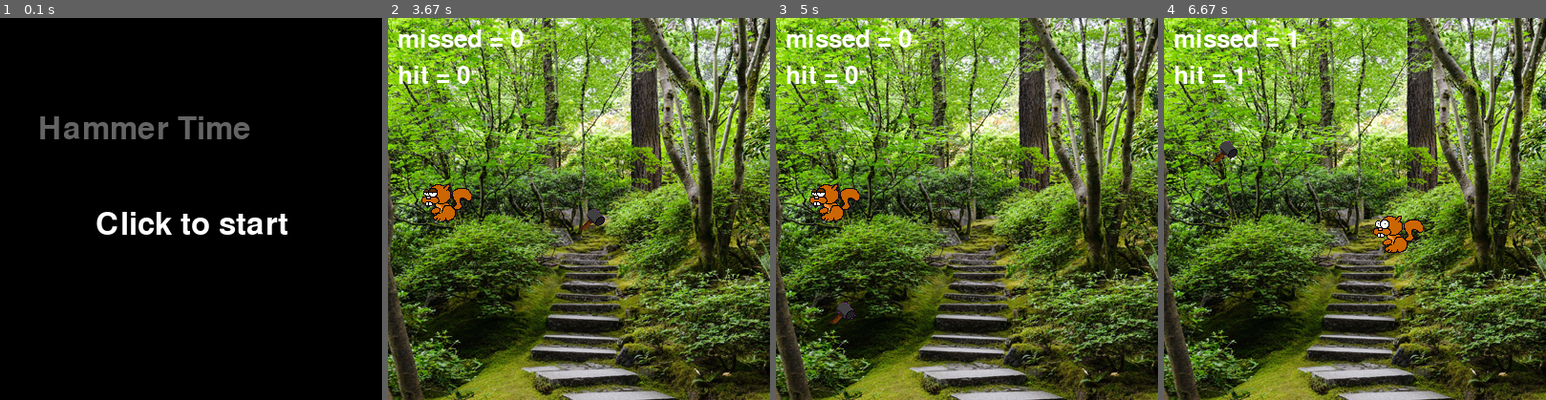
Above: before the commit, frames 1-4 (left to right).
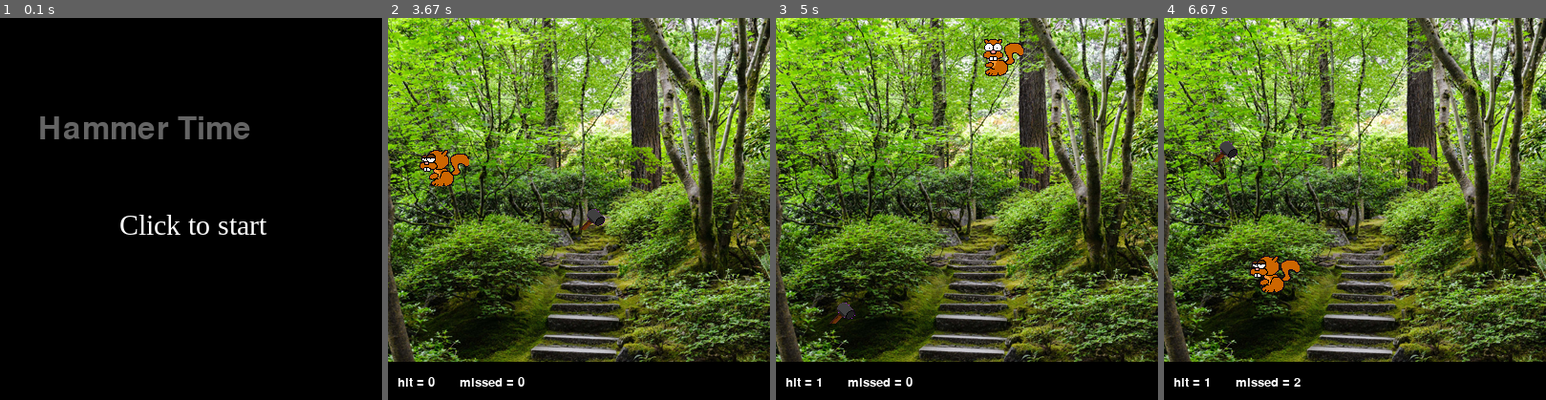
Above: after the commit, the same moments.

Repository: ihrom/HammerTimePygame
Game: pygame game, started from hammertime.py
Two runs of this game, one before a commit and one after it. Both use one fixed random seed, a clock stepped at 60 frames per second and the inputs below.
Inputs (mouse positions are in pixels of both pictures, inside the frame that each line leads up to):
- Up to frame 1 (0.1 s): no input
- Up to frame 2 (3.67 s): click (579, 209) at 0.38 s; tap Enter at 3.5 s
- Up to frame 3 (5 s): click (993, 201) at 3.88 s; click (1104, 254) at 4.22 s; click (852, 132) at 4.55 s; click (829, 300) at 4.88 s
- Up to frame 4 (6.67 s): click (1324, 285) at 5.22 s; click (1225, 197) at 5.55 s; click (1270, 144) at 5.88 s; click (1255, 331) at 6.22 s; click (1209, 140) at 6.55 s

The runs differ from the first frame. In frame 1, 1.5% of the frame differs, in the area x 25-76%, y 50-57%; in frame 2, 11%, in the area x 0-100%, y 3-100%; in frame 3, 11%; in frame 4, 11%.

Commit message:
new fonts and appearance

Diff:
--- a/hammertime.py
+++ b/hammertime.py
@@ -27,6 +27,9 @@
 
     def check_start(self):
         for event in pygame.event.get():
+            if event.type == KEYDOWN:
+                if event.key == K_ESCAPE:
+                    pygame.quit()
             if event.type == MOUSEBUTTONDOWN:
                 return True
         return False
@@ -40,9 +43,9 @@
         titletext.set_alpha(100)
         screen.blit(titletext,[(40),(100)])
 
-        startfont = pygame.font.SysFont(None, 48)
+        startfont = pygame.font.SysFont('timesnewroman', 30)
         starttext = startfont.render("Click to start", True, WHITE)
-        screen.blit(starttext,[(100),(200)])
+        screen.blit(starttext,[(125),(200)])
 
 
 class SpriteSheet(object):
@@ -127,8 +130,8 @@
     def reset_pos(self):
         """ Update the squirrel image and location """
         self.image = self.squirrel_frames[random.randrange(0,3)]
-        self.rect.x = random.randrange(0,380)
-        self.rect.y = random.randrange(0,380)
+        self.rect.x = random.randrange(0,350)
+        self.rect.y = random.randrange(0,300)
 
 
 class Game(object):
@@ -170,6 +173,8 @@
         self.squirrel = Squirrel()
         self.squirrel.reset_pos()
 
+        pygame.mouse.set_visible(False)
+
     def process_events(self):
         for event in pygame.event.get():
             if event.type == pygame.QUIT:
@@ -177,6 +182,7 @@
             if event.type == KEYDOWN:
                 if event.key == K_ESCAPE:
                     return True
+            if event.type == MOUSEBUTTONDOWN and self.rect_y == 0:
                 if self.game_over:
                     self.__init__()
         return False
@@ -222,6 +228,7 @@
         """ Update the screen every loop """
         self.background.image.set_alpha(None)     #A value of 10 makes trails with hammer!!!
         screen.blit(self.background.image,[0,0])
+        pygame.draw.rect(screen, BLACK, [0,360,400,50])
 
         if self.game_over:
             #screen.fill(BLACK)
@@ -231,20 +238,22 @@
 
             if self.rect_y == 0:
                 screen.fill(BLACK)
-                endfont = pygame.font.SysFont(None, 48)
-                text1 = endfont.render("Game Over", True, WHITE)
-                screen.blit(text1,[(400/4), (400/3)])
-                text2 = endfont.render("Press any key", True, WHITE)
-                screen.blit(text2,[(400/4)-30, (400/3)+50])
-                text3 = endfont.render("to play again", True, WHITE)
-                screen.blit(text3,[(400/4)+10, (400/3)+100])
+                endfont1 = pygame.font.SysFont('broadway', 52)
+                endfont2 = pygame.font.SysFont('timesnewroman', 40)
+                text1 = endfont1.render("GAME OVER", True, WHITE)
+                screen.blit(text1,[40, 100])
+                text2 = endfont2.render("Score: %s" %(self.hit), True, WHITE)
+                screen.blit(text2,[130, 175])
+                text3 = endfont2.render("Play again?", True, WHITE)
+                screen.blit(text3,[110, 300])
+                pygame.mouse.set_visible(True)
 
         if not self.game_over:
-            datafont = pygame.font.SysFont(None, 38)
+            datafont = pygame.font.SysFont(None, 20)
             missed_text = datafont.render("missed = %s" %(self.missed),True,WHITE)
-            screen.blit(missed_text,[10,10])
+            screen.blit(missed_text,[75,375])
             hit_text = datafont.render("hit = %s" %(self.hit),True,WHITE)
-            screen.blit(hit_text,[10,48])
+            screen.blit(hit_text,[10,375])
             screen.blit(self.hammer.image,self.hammer.rect)
             screen.blit(self.squirrel.image,self.squirrel.rect)
 
